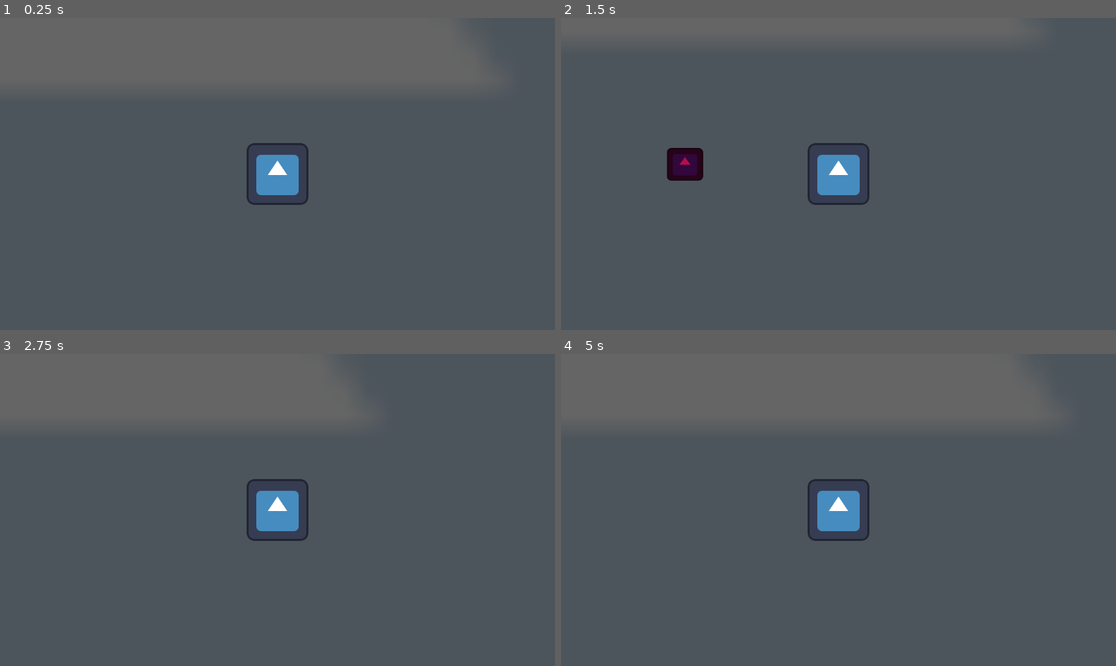
Above: before the commit, frames 1-4 (two rows, left to right).
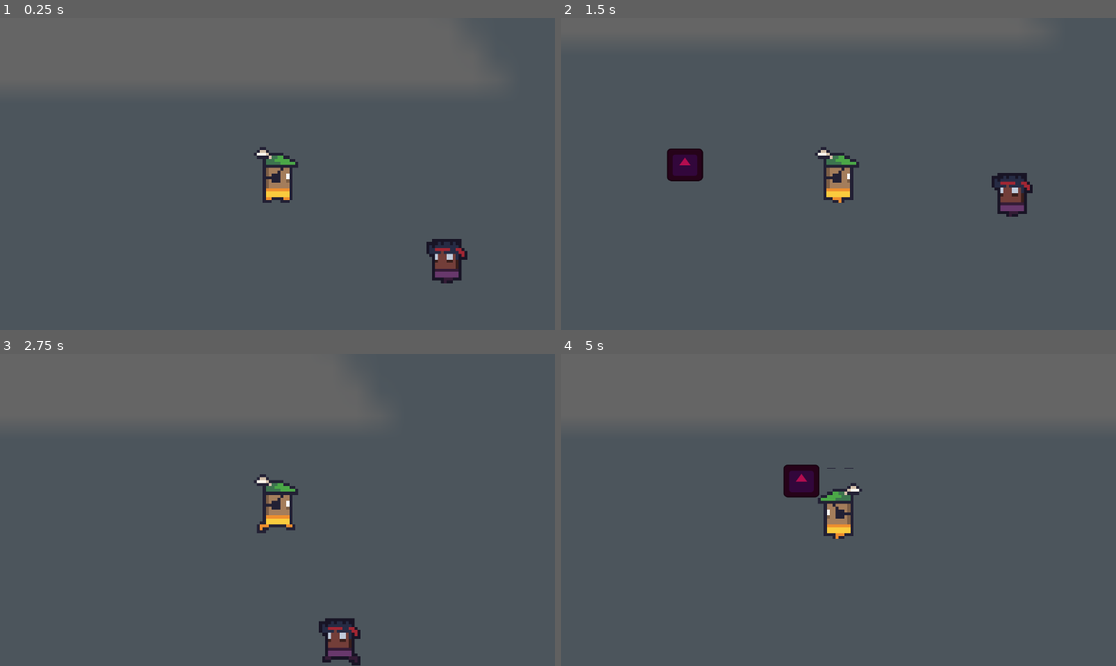
Above: after the commit, the same moments.

Repository: samithShetty/49er-Fall-2023-Game-Jam
Game: Godot game, scene res://Main.tscn
Two runs of this game, one before a commit and one after it. Both use one fixed random seed, a clock stepped at 60 frames per second and the inputs below. The engine's default icon, where the game draws it, is replaced by a stand-in: a white triangle on a blue panel in a dark square.
Inputs (mouse positions are in pixels of both pictures, inside the frame that each line leads up to):
- Up to frame 1 (0.25 s): no input
- Up to frame 2 (1.5 s): move the mouse to (960, 158) at 0.52 s; press the mouse at (960, 158) at 0.53 s; hold D (move_right) 0.53-1.28 s; move the mouse to (727, 189) at 1.27 s; release the mouse at (727, 189) at 1.28 s; hold S (move_down) from 1.28 s (still down); click (727, 189) at 1.35 s
- Up to frame 3 (2.75 s): move the mouse to (333, 441) at 2.02 s; release S (move_down) at 2.03 s; press the mouse at (333, 441) at 2.03 s; hold D (move_right) from 2.03 s (still down)
- Up to frame 4 (5 s): move the mouse to (810, 572) at 2.77 s; release D (move_right) at 2.78 s; release the mouse at (810, 572) at 2.78 s; hold W (move_up) 2.78-3.53 s; click (810, 572) at 2.85 s; move the mouse to (1005, 556) at 3.52 s; press the mouse at (1005, 556) at 3.53 s; hold A (move_left) from 3.53 s (still down); move the mouse to (672, 463) at 4.27 s; release the mouse at (672, 463) at 4.28 s; click (672, 463) at 4.35 s

The runs differ from the first frame. In frame 1, 2.3% of the frame differs, in the area x 44-85%, y 40-86%; in frame 2, 2.3%; in frame 3, 2.3%; in frame 4, 3.8%, in the area x 40-100%, y 0-60%.

Commit message:
Added player sprite

Diff:
--- a/Main.tscn
+++ b/Main.tscn
@@ -10,7 +10,7 @@
 move_speed = 500.0
 
 [node name="NPC" parent="." instance=ExtResource("3_f35kg")]
-position = Vector2(818, 492)
+position = Vector2(400, 200)
 
 [node name="Icon" type="Sprite2D" parent="."]
 modulate = Color(1, 1, 1, 0.137255)
--- a/NPC/NPC.gd
+++ b/NPC/NPC.gd
@@ -46,11 +46,14 @@
 func _on_area_2d_body_entered(body):
 
 	if body is Boomerang:
-		var is_backstab = chase_velocity.normalized().dot(body.velocity.normalized()) > 0.2
+		#var is_backstab = chase_velocity.normalized().dot(body.velocity.normalized()) > 0.2
+		var is_backstab = (body.velocity.x < 0 == sprite.flip_h) and chase_velocity.normalized().dot(body.velocity.normalized()) > 0.2
 		if state == State.AGGRO and is_backstab:
 				queue_free()
 
 		else:
+			push_force += 1
+			move_speed *= 1.2
 			push_forces += body.velocity
 			state = State.AGGRO
 
--- a/NPC/NPC.tscn
+++ b/NPC/NPC.tscn
@@ -3,8 +3,8 @@
 [ext_resource type="Script" path="res://NPC/NPC.gd" id="1_1stie"]
 [ext_resource type="Texture2D" uid="uid://erdcwa14xwsn" path="res://Assets/sprite (1).png" id="2_087j4"]
 
-[sub_resource type="RectangleShape2D" id="RectangleShape2D_eiy83"]
-size = Vector2(116, 155)
+[sub_resource type="RectangleShape2D" id="RectangleShape2D_205yl"]
+size = Vector2(80, 92)
 
 [sub_resource type="AtlasTexture" id="AtlasTexture_rg826"]
 atlas = ExtResource("2_087j4")
@@ -76,36 +76,36 @@
 }]
 
 [sub_resource type="RectangleShape2D" id="RectangleShape2D_av4ea"]
-size = Vector2(118, 142)
+size = Vector2(80, 92)
 
 [node name="NPC" type="CharacterBody2D"]
 collision_layer = 4
-collision_mask = 0
+motion_mode = 1
 script = ExtResource("1_1stie")
 move_speed = 200.0
-push_force = 15.0
+push_force = 20.0
 
-[node name="CollisionShape2D" type="CollisionShape2D" parent="."]
-visible = false
-position = Vector2(-5, -3.5)
-shape = SubResource("RectangleShape2D_eiy83")
+[node name="CollisionShape2D2" type="CollisionShape2D" parent="."]
+position = Vector2(-2, -5)
+shape = SubResource("RectangleShape2D_205yl")
+debug_color = Color(0.835294, 0.568627, 0, 0.419608)
 
 [node name="AnimatedSprite2D" type="AnimatedSprite2D" parent="."]
 texture_filter = 1
 position = Vector2(-1, -31)
-scale = Vector2(9.0625, 9.0625)
+scale = Vector2(6.125, 6.125)
 sprite_frames = SubResource("SpriteFrames_vb4j4")
 animation = &"idle"
-frame_progress = 0.0145614
+frame_progress = 0.584701
 
 [node name="NavigationAgent2D" type="NavigationAgent2D" parent="."]
 
 [node name="Area2D" type="Area2D" parent="."]
-collision_layer = 0
+collision_layer = 4
 collision_mask = 2
 
 [node name="CollisionShape2D" type="CollisionShape2D" parent="Area2D"]
-position = Vector2(-2, -2)
+position = Vector2(-2, -5)
 shape = SubResource("RectangleShape2D_av4ea")
 debug_color = Color(0.835294, 0.568627, 0, 0.419608)
 
--- a/Player/Player.gd
+++ b/Player/Player.gd
@@ -1,5 +1,7 @@
 extends CharacterBody2D
 
+@onready var sprite = $AnimatedSprite2D
+@onready var camera = $Camera2D
 @export var move_speed: float
 var move_input: Vector2
 var push_forces: Vector2
@@ -11,7 +13,8 @@
 
 # Called every frame. 'delta' is the elapsed time since the previous frame.
 func _process(delta):
-	move_and_slide()
+	update_sprite()
+
 
 func throw_boomerang():
 	var throwForce = 1600
@@ -25,17 +28,28 @@
 func _physics_process(delta):
 	move_input = Input.get_vector("move_left", "move_right", "move_up", "move_down") * move_speed
 	velocity = move_input + push_forces
-	push_forces *= 0.9
+	push_forces *= 0.92
+	move_and_slide()
 
 func _input(event):
 	if event.is_action_pressed("throw") and canThrow:
 		throw_boomerang()
 		canThrow = false
 
+func update_sprite():
+	if velocity != Vector2.ZERO:
+		sprite.play("run")
+		if velocity.x < 0:
+			sprite.flip_h = true
+		elif velocity.x > 0:
+			sprite.flip_h = false
+	else:
+		sprite.play("idle")
 
 func _on_area_2d_body_entered(body):
 	if body is Boomerang:
 		print("YOU DIED")
 		get_tree().reload_current_scene()
 	elif body is NPC and body.state == body.State.AGGRO:
+		print("Test")
 		push_forces += (position - body.position) * body.push_force
--- a/Player/Player.tscn
+++ b/Player/Player.tscn
@@ -1,24 +1,91 @@
-[gd_scene load_steps=5 format=3 uid="uid://l3b4ru4pobbq"]
+[gd_scene load_steps=14 format=3 uid="uid://l3b4ru4pobbq"]
 
 [ext_resource type="Script" path="res://Player/Player.gd" id="1_1g6o0"]
-[ext_resource type="Texture2D" uid="uid://bcms6rbepoy3j" path="res://icon.svg" id="2_31x4j"]
+[ext_resource type="Texture2D" uid="uid://bb5n58vc37au6" path="res://Assets/player_sprite.png" id="2_m7r65"]
 
 [sub_resource type="RectangleShape2D" id="RectangleShape2D_dhddl"]
-size = Vector2(123, 121)
+size = Vector2(61, 109)
 
 [sub_resource type="RectangleShape2D" id="RectangleShape2D_i5wt3"]
-size = Vector2(122, 120)
+size = Vector2(61, 109)
+
+[sub_resource type="AtlasTexture" id="AtlasTexture_4edhr"]
+atlas = ExtResource("2_m7r65")
+region = Rect2(0, 24, 16, 24)
+
+[sub_resource type="AtlasTexture" id="AtlasTexture_fwow4"]
+atlas = ExtResource("2_m7r65")
+region = Rect2(16, 24, 16, 24)
+
+[sub_resource type="AtlasTexture" id="AtlasTexture_slr5i"]
+atlas = ExtResource("2_m7r65")
+region = Rect2(32, 24, 16, 24)
+
+[sub_resource type="AtlasTexture" id="AtlasTexture_qu4fm"]
+atlas = ExtResource("2_m7r65")
+region = Rect2(48, 24, 16, 24)
+
+[sub_resource type="AtlasTexture" id="AtlasTexture_w4st6"]
+atlas = ExtResource("2_m7r65")
+region = Rect2(0, 48, 16, 24)
+
+[sub_resource type="AtlasTexture" id="AtlasTexture_s405n"]
+atlas = ExtResource("2_m7r65")
+region = Rect2(16, 48, 16, 24)
+
+[sub_resource type="AtlasTexture" id="AtlasTexture_or3p4"]
+atlas = ExtResource("2_m7r65")
+region = Rect2(32, 48, 16, 24)
+
+[sub_resource type="AtlasTexture" id="AtlasTexture_pit68"]
+atlas = ExtResource("2_m7r65")
+region = Rect2(48, 48, 16, 24)
+
+[sub_resource type="SpriteFrames" id="SpriteFrames_7lkj3"]
+animations = [{
+"frames": [{
+"duration": 1.0,
+"texture": SubResource("AtlasTexture_4edhr")
+}, {
+"duration": 1.0,
+"texture": SubResource("AtlasTexture_fwow4")
+}, {
+"duration": 1.0,
+"texture": SubResource("AtlasTexture_slr5i")
+}, {
+"duration": 1.0,
+"texture": SubResource("AtlasTexture_qu4fm")
+}],
+"loop": true,
+"name": &"idle",
+"speed": 7.0
+}, {
+"frames": [{
+"duration": 1.0,
+"texture": SubResource("AtlasTexture_w4st6")
+}, {
+"duration": 1.0,
+"texture": SubResource("AtlasTexture_s405n")
+}, {
+"duration": 1.0,
+"texture": SubResource("AtlasTexture_or3p4")
+}, {
+"duration": 1.0,
+"texture": SubResource("AtlasTexture_pit68")
+}],
+"loop": true,
+"name": &"run",
+"speed": 12.0
+}]
 
 [node name="Player" type="CharacterBody2D"]
+collision_mask = 4
 motion_mode = 1
 script = ExtResource("1_1g6o0")
-move_speed = 20.0
-
-[node name="Icon" type="Sprite2D" parent="."]
-texture = ExtResource("2_31x4j")
+move_speed = 30.0
 
 [node name="CollisionShape2D" type="CollisionShape2D" parent="."]
-position = Vector2(0.5, 0.5)
+position = Vector2(-0.5, 5.5)
 shape = SubResource("RectangleShape2D_dhddl")
 disabled = true
 
@@ -26,8 +93,16 @@
 collision_mask = 6
 
 [node name="CollisionShape2D" type="CollisionShape2D" parent="Area2D"]
+position = Vector2(-0.5, 5.5)
 shape = SubResource("RectangleShape2D_i5wt3")
 
 [node name="Camera2D" type="Camera2D" parent="."]
 
+[node name="AnimatedSprite2D" type="AnimatedSprite2D" parent="."]
+texture_filter = 1
+position = Vector2(0, -13)
+scale = Vector2(6.125, 6.125)
+sprite_frames = SubResource("SpriteFrames_7lkj3")
+animation = &"idle"
+
 [connection signal="body_entered" from="Area2D" to="." method="_on_area_2d_body_entered"]
Binary file added: Assets/player_sprite.png
Not shown, added: Assets/player_sprite.png.import
